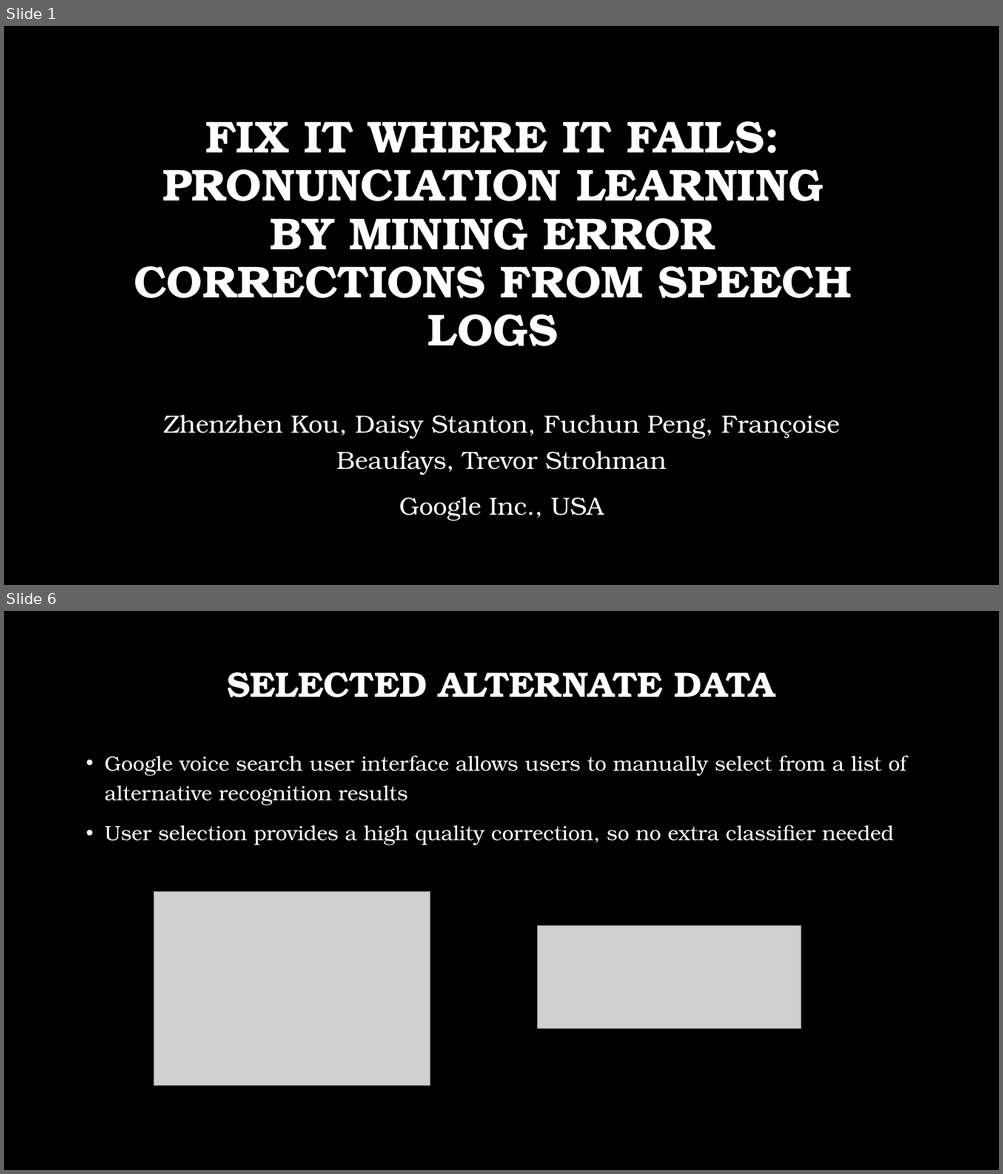
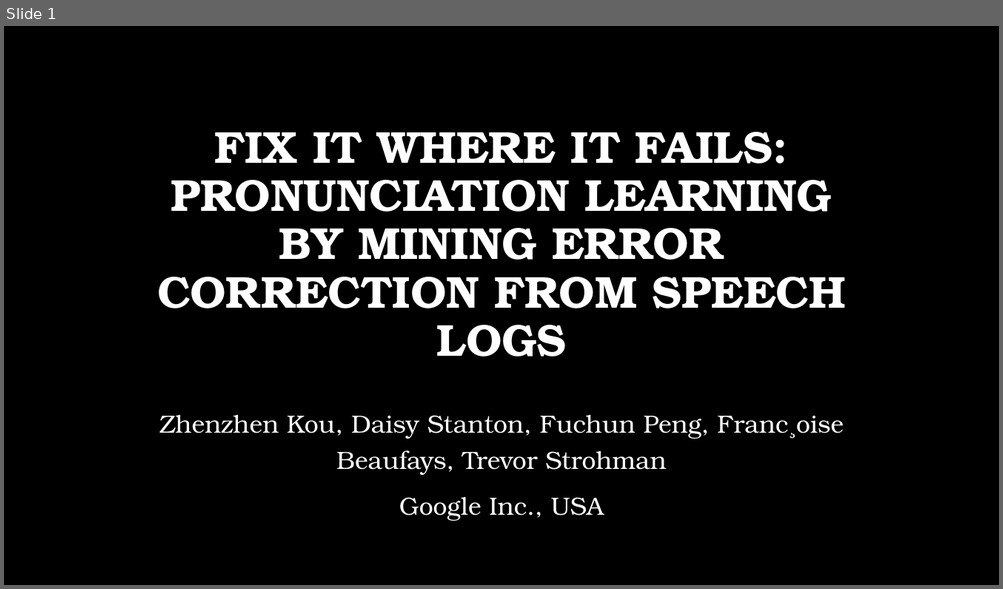
Before and after one commit to msnyde8/COSC757, a slide deck: Assignments/ArticleSummary/ArticleSummarySlides-MJS.pptx. Shown one above the other, each under a label of ours: slides 1 and 6 before the commit, slide 1 after it; the slides between them are not shown. The pictures are 1003x1174 and 1003x589 pixels, drawn with LibreOffice and Linux fonts; fonts in the diff are those of the drawing; grey boxes stand for pictures; background and template pictures are left out. Boxes give left, top, right and bottom in pixels: in the first picture for what was removed or moved away, otherwise in the second. Text is boxed around its words. In the diff, an @@ line names an element or a change of style, - is before the commit and + after.

```diff
--- a/Assignments/ArticleSummary/ArticleSummarySlides-MJS.pptx
+++ b/Assignments/ArticleSummary/ArticleSummarySlides-MJS.pptx
@@ slide 6 removed at bbox=[4, 611, 999, 1170], background picture (left out) @@
@@ title removed at bbox=[227, 672, 774, 698] @@
-SELECTED ALTERNATE DATA
@@ text removed at bbox=[105, 755, 907, 846] @@
-• Google voice search user interface allows users to manually select from a list of alternative recognition results
-• User selection provides a high quality correction, so no extra classifier needed
@@ picture removed at bbox=[154, 891, 430, 1085] @@
@@ picture removed at bbox=[538, 925, 801, 1029] @@
@@ slide 1 changed as well @@
@@ title "FIX IT WHERE IT FAILS: ..." at bbox=[157, 132, 845, 357]: vertical alignment middle to bottom @@
@@ title at bbox=[157, 132, 845, 357]: text changed @@
-FIX IT WHERE IT FAILS: PRONUNCIATION LEARNING BY MINING ERROR CORRECTIONS FROM SPEECH LOGS
+FIX IT WHERE IT FAILS: PRONUNCIATION LEARNING BY MINING ERROR CORRECTION FROM SPEECH LOGS
@@ subtitle at bbox=[159, 415, 843, 475]: text changed @@
-Zhenzhen Kou, Daisy Stanton, Fuchun Peng, Françoise Beaufays, Trevor Strohman
+Zhenzhen Kou, Daisy Stanton, Fuchun Peng, Franc¸oise Beaufays, Trevor Strohman
```
Also in this commit, not shown: 1 other slide changed, 3 slides added, 6 other slides removed, 1 other file.
